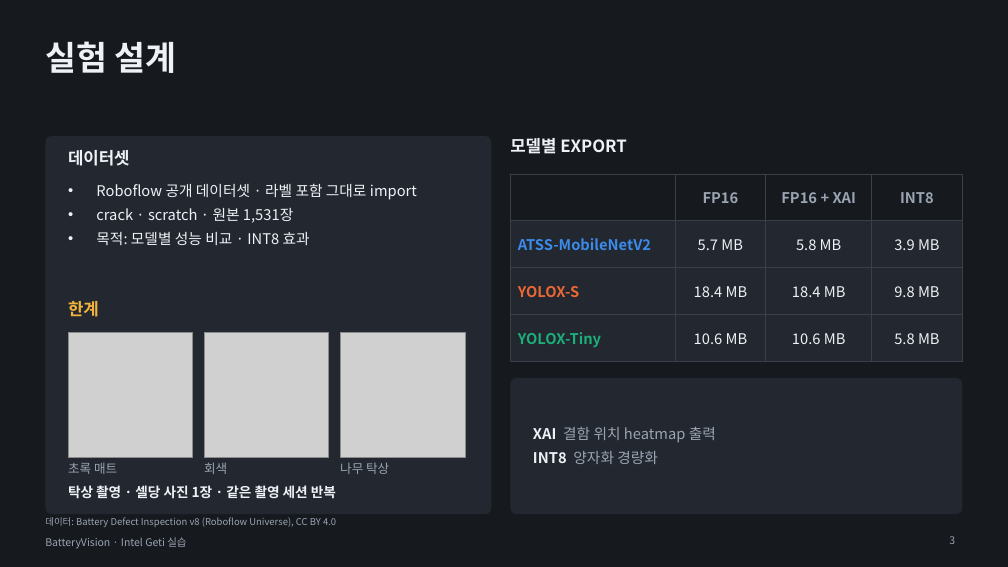
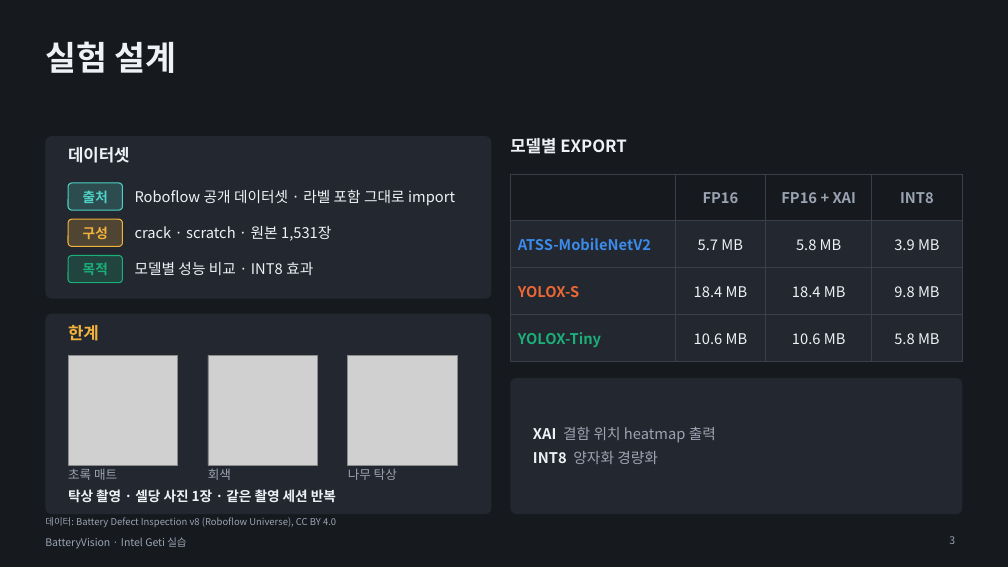
Before and after one commit to se4nchoi/batteryvision, a slide deck: slide 3 of docs/submission/BatteryVision_발표.pptx. Drawn at 1008x567 pixels with LibreOffice and Linux fonts; fonts in the diff are those of the drawing; grey boxes stand for pictures. Boxes give left, top, right and bottom in pixels: in the first picture for what was removed or moved away, otherwise in the second. Text is boxed around its words. In the diff, an @@ line names an element or a change of style, - is before the commit and + after.

```diff
--- a/docs/submission/BatteryVision_발표.pptx
+++ b/docs/submission/BatteryVision_발표.pptx
@@ rounded rectangle added at bbox=[45, 136, 492, 299], fill #23272F @@
@@ rounded rectangle added at bbox=[68, 183, 123, 210], fill #4FD1C5 at 22% opacity, outline #4FD1C5 1 pt @@
@@ text added at bbox=[83, 190, 108, 203], 13 pt, text #4FD1C5, bold @@
+출처
@@ text at bbox=[96, 208, 310, 245]: paragraphs removed @@
-• crack · scratch · 원본 1,531장
-• 목적: 모델별 성능 비교 · INT8 효과
@@ text "Roboflow 공개 데이터셋 · 라벨 ...": place and size @@
-text "Roboflow 공개 데이터셋 · 라벨 ..." at bbox=[96, 183, 417, 245]
+text "Roboflow 공개 데이터셋 · 라벨 ..." at bbox=[135, 189, 455, 206]
@@ text "Roboflow 공개 데이터셋 · 라벨 ..." at bbox=[135, 189, 455, 206]: bullet • to none; less space between paragraphs; vertical alignment top to middle @@
@@ rounded rectangle added at bbox=[68, 219, 123, 247], fill #F2B33D at 22% opacity, outline #F2B33D 1 pt @@
@@ text added at bbox=[83, 226, 108, 239], 13 pt, text #F2B33D, bold @@
+구성
@@ text added at bbox=[135, 226, 331, 241], 14 pt, text #EEF1F5 @@
+crack · scratch · 원본 1,531장
@@ rounded rectangle added at bbox=[68, 256, 123, 283], fill #1BAF7A at 22% opacity, outline #1BAF7A 1 pt @@
@@ text added at bbox=[83, 262, 108, 275], 13 pt, text #1BAF7A, bold @@
+목적
@@ text added at bbox=[135, 262, 313, 275], 14 pt, text #EEF1F5 @@
+모델별 성능 비교 · INT8 효과
@@ rounded rectangle: place and size @@
-rounded rectangle at bbox=[45, 136, 492, 514]
+rounded rectangle at bbox=[45, 314, 492, 514]
@@ rounded rectangle at bbox=[45, 314, 492, 514]: proportions changed @@
@@ text "한계": place and size @@
-text "한계" at bbox=[68, 301, 99, 317]
+text "한계" at bbox=[68, 325, 99, 341]
@@ picture: place and size @@
-picture at bbox=[68, 333, 193, 457]
+picture at bbox=[68, 355, 178, 465]
@@ picture: place and size @@
-picture at bbox=[204, 333, 329, 457]
+picture at bbox=[208, 355, 318, 465]
@@ picture: place and size @@
-picture at bbox=[340, 333, 465, 457]
+picture at bbox=[348, 355, 457, 465]
@@ text "초록 매트" rewrapped from bbox=[68, 463, 117, 474] to bbox=[68, 465, 117, 480] @@
@@ text "회색": place and size @@
-text "회색" at bbox=[204, 462, 227, 474]
+text "회색" at bbox=[208, 465, 231, 480]
@@ text "나무 탁상": place and size @@
-text "나무 탁상" at bbox=[340, 462, 389, 474]
+text "나무 탁상" at bbox=[348, 465, 397, 480]
@@ text "탁상 촬영 · 셀당 사진 ...": place and size @@
-text "탁상 촬영 · 셀당 사진 ..." at bbox=[68, 485, 336, 499]
+text "탁상 촬영 · 셀당 사진 ..." at bbox=[68, 489, 336, 503]
```
Also in this commit, not shown: 2 other files.
